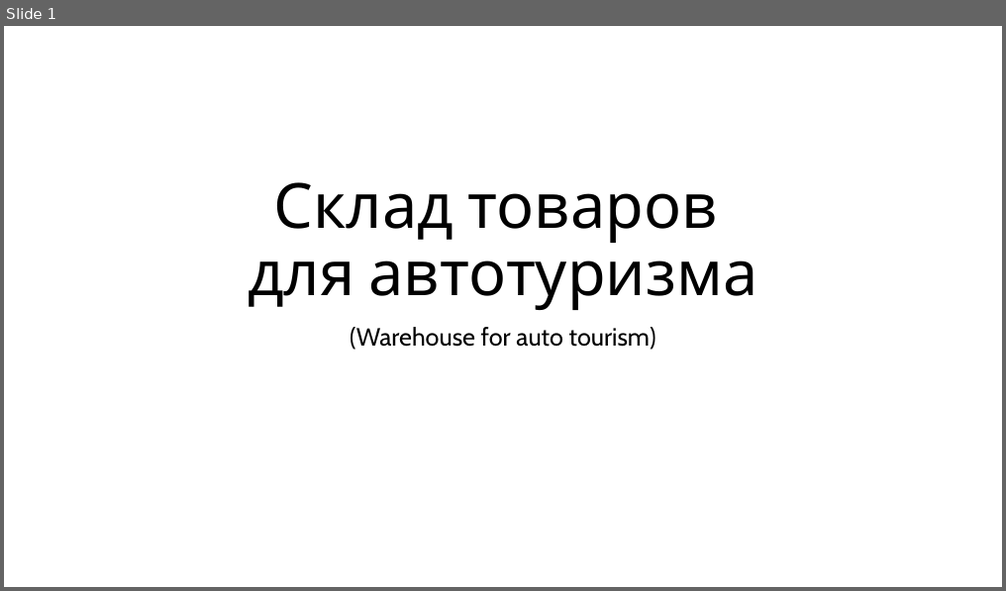
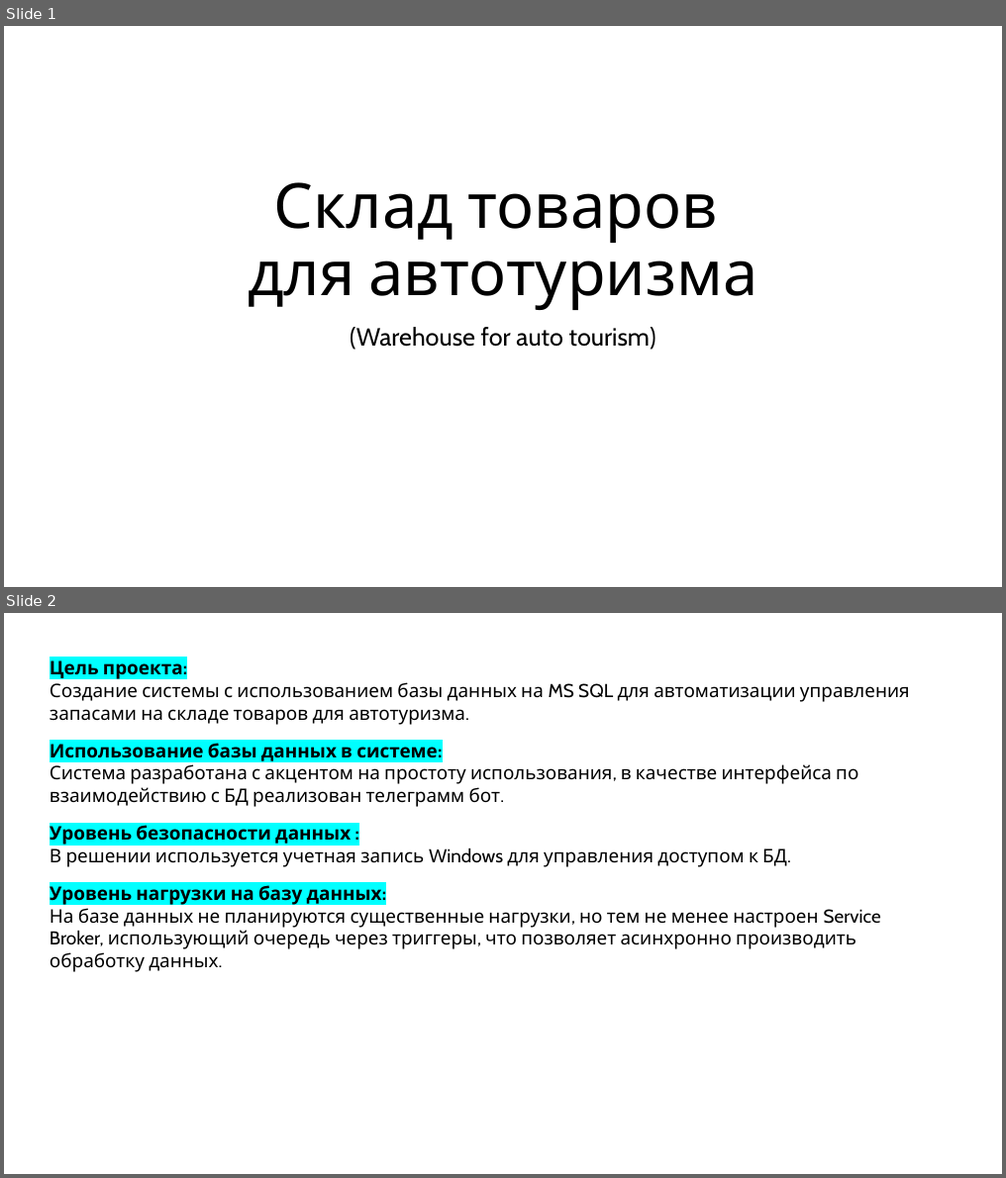
Before and after one commit to AndrewKnow/Otus-mssql-Andrey_Naumov, a slide deck: OTUS_MS_SQL/Course_project/HW_10_DB_model/Склад товаров для автотуризма.pptx. Shown one above the other, each under a label of ours: slide 1 before the commit, slides 1 and 2 after it. The pictures are 1006x591 and 1006x1178 pixels, drawn with LibreOffice and Linux fonts; fonts in the diff are those of the drawing. Boxes give left, top, right and bottom in pixels: in the first picture for what was removed or moved away, otherwise in the second. Text is boxed around its words. In the diff, an @@ line names an element or a change of style, - is before the commit and + after.

```diff
--- a/OTUS_MS_SQL/Course_project/HW_10_DB_model/Склад товаров для автотуризма.pptx
+++ b/OTUS_MS_SQL/Course_project/HW_10_DB_model/Склад товаров для автотуризма.pptx
@@ slide 2 added at (4,613,1002,1174), background #FFFFFF @@
@@ text added at (50,661,910,725), 18 pt, text #000000 @@
+Цель проекта:
+Создание системы с использованием базы данных на MS SQL для автоматизации управления запасами на складе товаров для автотуризма.
@@ text added at (50,743,858,807), 18 pt, text #000000 @@
+Использование базы данных в системе:
+Система разработана с акцентом на простоту использования, в качестве интерфейса по взаимодействию с БД реализован телеграмм бот.
@@ text added at (50,825,791,867), 18 pt, text #000000 @@
+Уровень безопасности данных :
+В решении используется учетная запись Windows для управления доступом к БД.
@@ text added at (50,885,881,972), 18 pt, text #000000 @@
+Уровень нагрузки на базу данных:
+На базе данных не планируются существенные нагрузки, но тем не менее настроен Service Broker, использующий очередь через триггеры, что позволяет асинхронно производить обработку данных.
```
Also in this commit, not shown: 1 slide changed, 1 other slide added.
